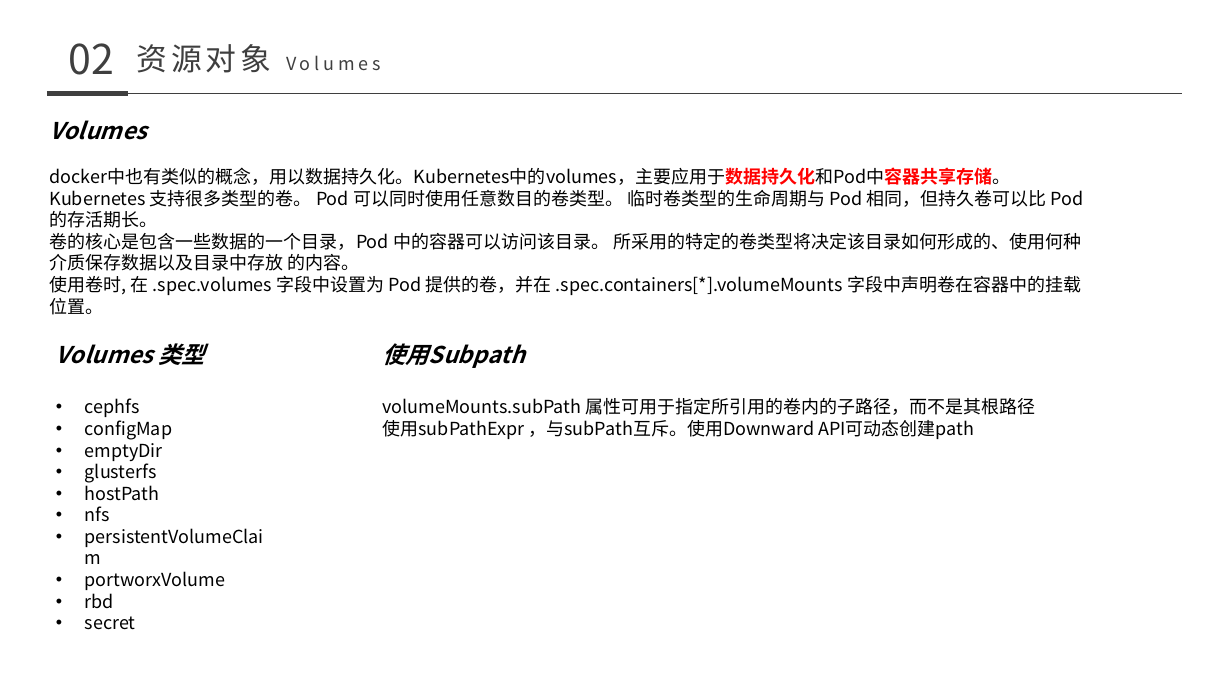
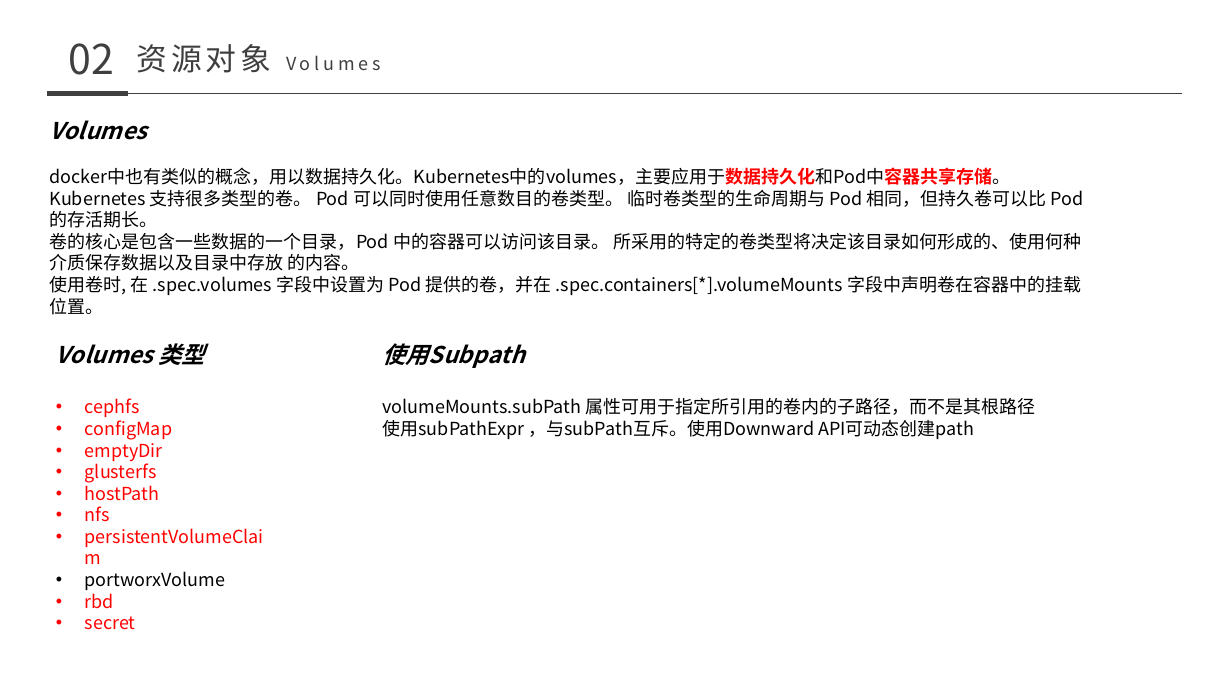
Before and after one commit to nutionMedivn/Kubernetes-training-camp, a slide deck: slide 61 of 基础/008-011 kubernetes.pptx. Drawn at 1232x693 pixels with LibreOffice and Linux fonts; fonts in the diff are those of the drawing. Boxes give left, top, right and bottom in pixels: in the first picture for what was removed or moved away, otherwise in the second. Text is boxed around its words. In the diff, an @@ line names an element or a change of style, - is before the commit and + after.

```diff
--- a/基础/008-011 kubernetes.pptx
+++ b/基础/008-011 kubernetes.pptx
@@ text at [85, 398, 172, 630]: text colour #000000 to #FF0000 in "cephfs", "configMap", "emptyDir", "glusterfs" and 5 more places @@
```
Also in this commit, not shown: 5 other slides changed.
